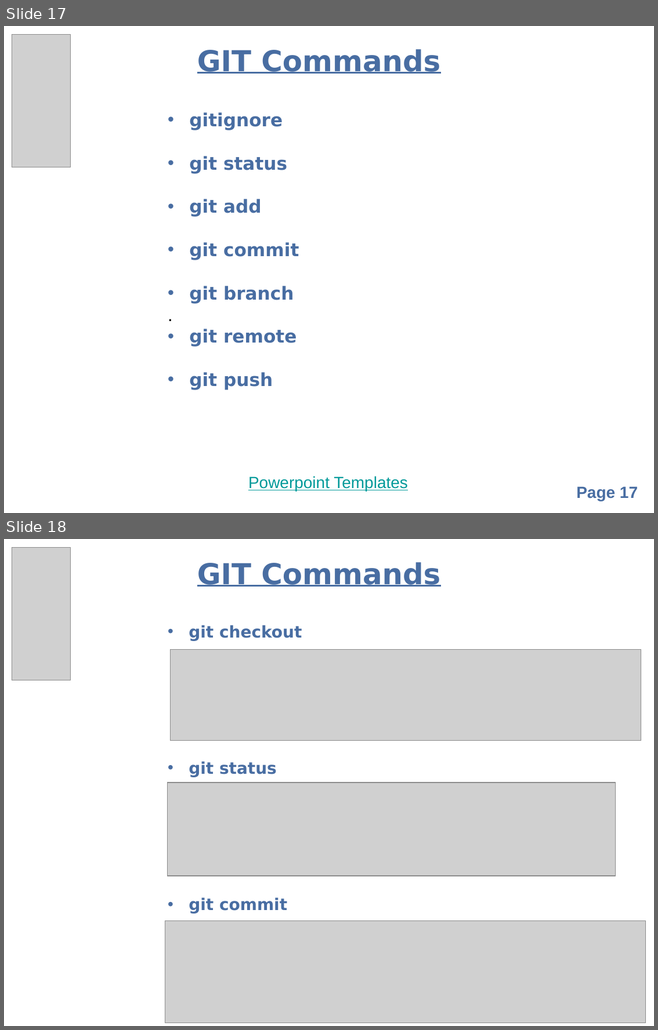
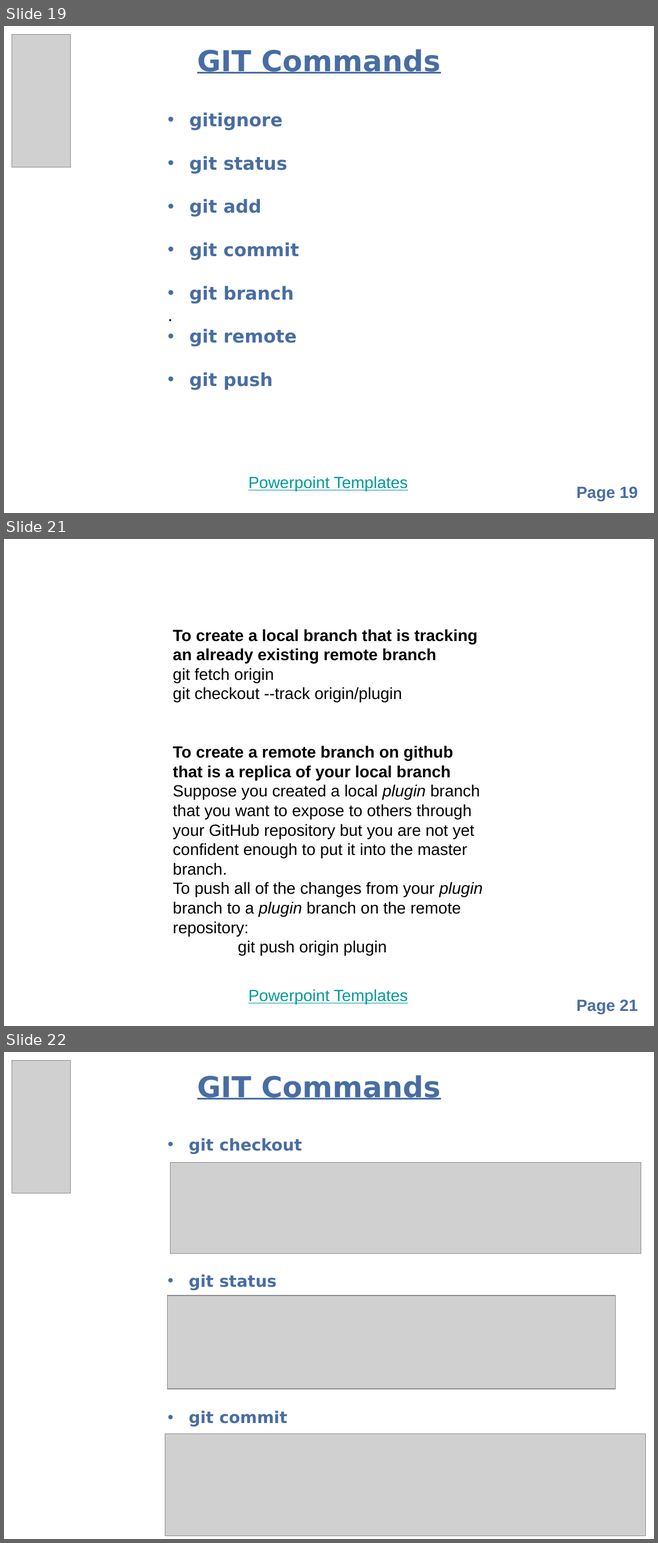
Before and after one commit to balarkrishnan/organizational, a slide deck: GitHub.pptx. Shown one above the other, each under a label of ours: slides 17 and 18 before the commit, slides 19, 21 and 22 after it; the slides between them are not shown. The pictures are 658x1030 and 658x1543 pixels, drawn with LibreOffice and Linux fonts; fonts in the diff are those of the drawing; grey boxes stand for pictures; background and template pictures are left out. Boxes give left, top, right and bottom in pixels: in the first picture for what was removed or moved away, otherwise in the second. Text is boxed around its words. In the diff, an @@ line names an element or a change of style, - is before the commit and + after.

```diff
--- a/GitHub.pptx
+++ b/GitHub.pptx
@@ slide 21 added at [4,539,654,1026], background picture (left out); not listed: 2 template elements that a slide beside it also shows @@
@@ text added at [173,629,482,955], 18 pt, text #000000 @@
+To create a local branch that is tracking an already existing remote branch
+git fetch origin
+git checkout --track origin/plugin
+To create a remote branch on github that is a replica of your local branch
+Suppose you created a local plugin branch that you want to expose to others through your GitHub repository but you are not yet confident enough to put it into the master branch.
+To push all of the changes from your plugin branch to a plugin branch on the remote repository:
+git push origin plugin
@@ what was slide 17 is now slide 19 @@
@@ page number at [576,487,637,501]: text changed @@
-Page 17
+Page 19
@@ what was slide 18 is now slide 22 @@
```
Also in this commit, not shown: 6 slides changed, 3 other slides added, 1 slide removed.
